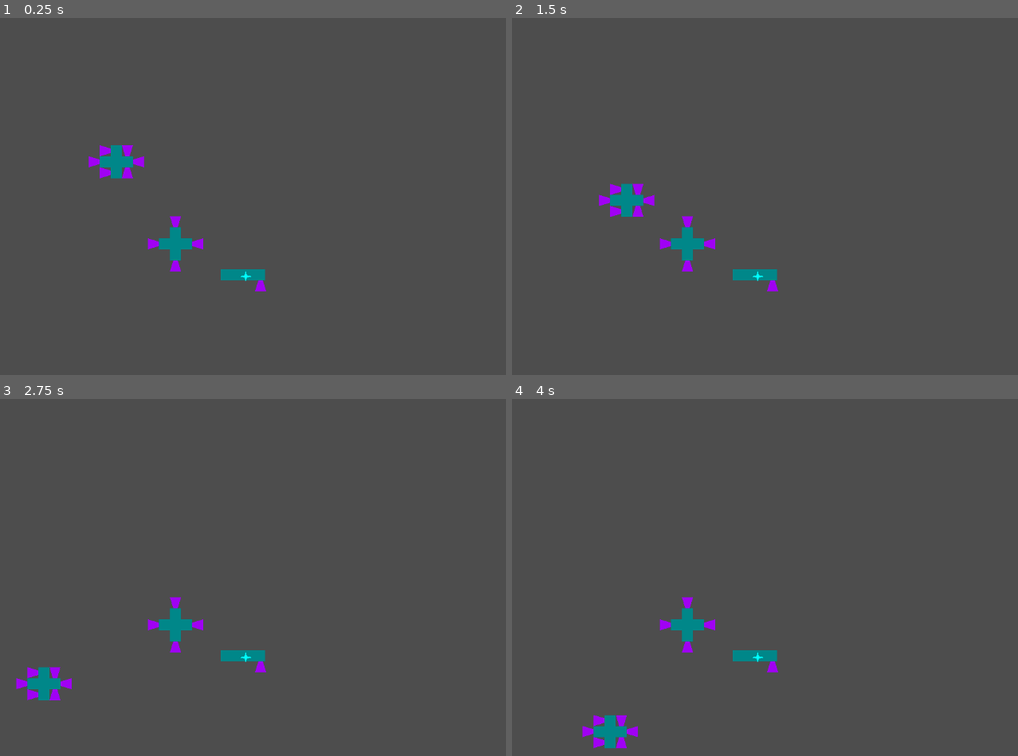
Above: before the commit, frames 1-4 (two rows, left to right).
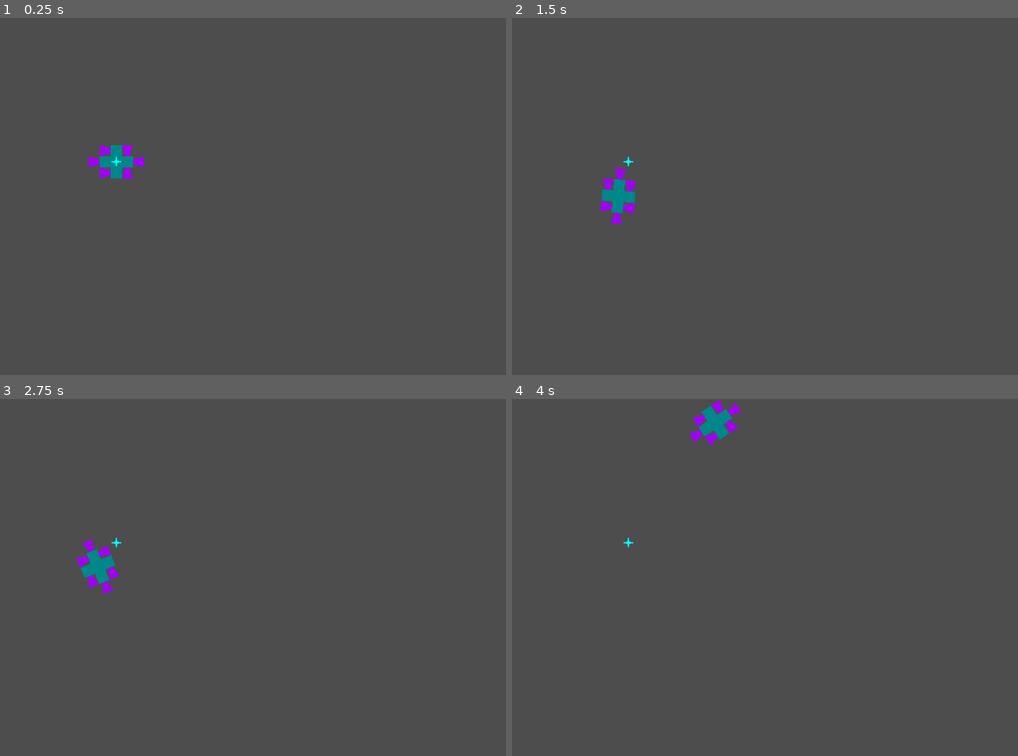
Above: after the commit, the same moments.

Repository: SOS-Games/Godot-2D-Modular-Builder
Game: Godot game, scene res://scenes/base.tscn
Same seed, same stepped clock (60 frames per second), same inputs: the game is played once before the commit and once after it.
Inputs (mouse positions are in pixels of both pictures, inside the frame that each line leads up to):
- Up to frame 1 (0.25 s): no input
- Up to frame 2 (1.5 s): tap Enter at 0.5 s; move the mouse to (840, 178) at 0.52 s; hold D (right) 0.53-1.28 s; move the mouse to (572, 214) at 1.27 s; hold S (backward) from 1.28 s (still down)
- Up to frame 3 (2.75 s): move the mouse to (253, 498) at 2.02 s; release S (backward) at 2.03 s; hold D (right) from 2.03 s (still down)
- Up to frame 4 (4 s): move the mouse to (668, 648) at 2.77 s; release D (right) at 2.78 s; hold W (forward) 2.78-3.53 s; move the mouse to (891, 631) at 3.52 s; hold A (left) from 3.53 s (still down)

The runs differ from the first frame. In frame 1, 0.9% of the frame differs, in the area x 22-53%, y 38-77%; in frame 2, 1.7%; in frame 3, 2.2%; in frame 4, 2.2%, in the area x 13-53%, y 0-98%.

Commit message:
apply torque to make ships rotate

Diff:
--- a/scenes/base.tscn
+++ b/scenes/base.tscn
@@ -1,8 +1,6 @@
-[gd_scene load_steps=5 format=3 uid="uid://bun6bveildrpw"]
+[gd_scene load_steps=3 format=3 uid="uid://bun6bveildrpw"]
 
-[ext_resource type="Script" path="res://scripts/Ship.gd" id="1_5dlde"]
-[ext_resource type="PackedScene" uid="uid://c716bree1amqx" path="res://scenes/block.tscn" id="1_mlibc"]
-[ext_resource type="PackedScene" uid="uid://dc4s3i6sjkmet" path="res://scenes/thruster.tscn" id="3_srd1j"]
+[ext_resource type="PackedScene" uid="uid://2vka0yp52hb" path="res://ships/normal_ship.tscn" id="1_0613n"]
 
 [sub_resource type="SegmentShape2D" id="SegmentShape2D_r8jiy"]
 a = Vector2(770, 430)
@@ -10,110 +8,7 @@
 
 [node name="Base" type="Node2D"]
 
-[node name="Normal ship" type="RigidBody2D" parent="."]
-position = Vector2(61, 42)
-center_of_mass_mode = 1
-gravity_scale = 0.0
-continuous_cd = 2
-script = ExtResource("1_5dlde")
-
-[node name="Block" parent="Normal ship" instance=ExtResource("1_mlibc")]
-position = Vector2(-20, 6.10352e-05)
-
-[node name="Block2" parent="Normal ship" instance=ExtResource("1_mlibc")]
-position = Vector2(0, 6.10352e-05)
-
-[node name="Block3" parent="Normal ship" instance=ExtResource("1_mlibc")]
-position = Vector2(0, 20.0001)
-
-[node name="Block4" parent="Normal ship" instance=ExtResource("1_mlibc")]
-position = Vector2(0, -19.9999)
-
-[node name="Block5" parent="Normal ship" instance=ExtResource("1_mlibc")]
-position = Vector2(20, 6.10352e-05)
-
-[node name="Thruster" parent="Normal ship" instance=ExtResource("3_srd1j")]
-position = Vector2(-40, 6.10352e-05)
-
-[node name="Thruster5" parent="Normal ship" instance=ExtResource("3_srd1j")]
-position = Vector2(-20, -20)
-
-[node name="Thruster6" parent="Normal ship" instance=ExtResource("3_srd1j")]
-position = Vector2(-20, 20)
-
-[node name="Thruster2" parent="Normal ship" instance=ExtResource("3_srd1j")]
-position = Vector2(20, -20)
-rotation = 1.5708
-
-[node name="Thruster3" parent="Normal ship" instance=ExtResource("3_srd1j")]
-position = Vector2(20, 20)
-rotation = 4.71239
-
-[node name="Thruster4" parent="Normal ship" instance=ExtResource("3_srd1j")]
-position = Vector2(40, 6.10352e-05)
-rotation = -3.14159
-
-[node name="satellite ship" type="RigidBody2D" parent="."]
-process_mode = 4
-position = Vector2(168, 191)
-center_of_mass_mode = 1
-gravity_scale = 0.0
-continuous_cd = 2
-script = ExtResource("1_5dlde")
-
-[node name="Block" parent="satellite ship" instance=ExtResource("1_mlibc")]
-position = Vector2(-20, 6.10352e-05)
-
-[node name="Block2" parent="satellite ship" instance=ExtResource("1_mlibc")]
-position = Vector2(0, 6.10352e-05)
-
-[node name="Block3" parent="satellite ship" instance=ExtResource("1_mlibc")]
-position = Vector2(0, 20.0001)
-
-[node name="Block4" parent="satellite ship" instance=ExtResource("1_mlibc")]
-position = Vector2(0, -19.9999)
-
-[node name="Block5" parent="satellite ship" instance=ExtResource("1_mlibc")]
-position = Vector2(20, 6.10352e-05)
-
-[node name="Thruster" parent="satellite ship" instance=ExtResource("3_srd1j")]
-position = Vector2(-40, 6.10352e-05)
-
-[node name="Thruster2" parent="satellite ship" instance=ExtResource("3_srd1j")]
-position = Vector2(0, -40)
-rotation = 1.5708
-
-[node name="Thruster3" parent="satellite ship" instance=ExtResource("3_srd1j")]
-position = Vector2(0, 40)
-rotation = 4.71239
-
-[node name="Thruster4" parent="satellite ship" instance=ExtResource("3_srd1j")]
-position = Vector2(40, 6.10352e-05)
-rotation = -3.14159
-
-[node name="hammer ship" type="RigidBody2D" parent="."]
-process_mode = 4
-position = Vector2(300, 247)
-center_of_mass_mode = 1
-gravity_scale = 0.0
-continuous_cd = 2
-script = ExtResource("1_5dlde")
-
-[node name="Block" parent="hammer ship" instance=ExtResource("1_mlibc")]
-position = Vector2(-20, 6.10352e-05)
-
-[node name="Block3" parent="hammer ship" instance=ExtResource("1_mlibc")]
-position = Vector2(-40, 4.36557e-11)
-
-[node name="Block2" parent="hammer ship" instance=ExtResource("1_mlibc")]
-position = Vector2(0, 6.10352e-05)
-
-[node name="Block5" parent="hammer ship" instance=ExtResource("1_mlibc")]
-position = Vector2(20, 6.10352e-05)
-
-[node name="Thruster4" parent="hammer ship" instance=ExtResource("3_srd1j")]
-position = Vector2(22, 20)
-rotation = -1.5708
+[node name="Normal ship" parent="." instance=ExtResource("1_0613n")]
 
 [node name="Camera2D" type="Camera2D" parent="."]
 position = Vector2(190, 105)
--- a/scripts/Ship.gd
+++ b/scripts/Ship.gd
@@ -21,7 +21,7 @@
 	yCenterOfMass = totalYAdjMass / totalMass
 
 	var centerOfMass := Vector2(xCenterOfMass, yCenterOfMass)
-	print(centerOfMass)
+	#print(centerOfMass)
 
 
 	get_node("%indicator").position = position + centerOfMass
@@ -35,9 +35,16 @@
 		var force = thruster.get_node("force")
 		force.forceLocation = centerOfMass + thruster.position
 
-		#print(thruster.name)
+		# make a line from the centerOfMass to the thruster
+		force.offsetAngle = force.vectorComponents.angle_to(force.forceLocation)
+		# this calculation is probably wrong, but it works for now
+		# verify this by seeing the offsetAngle for each thruster
+		# perpendicular thrusters (left/right) should have a greater angle than parellel
+		# however, the print() statements do not show this to be true
+		print(thruster.name)
+		print(str(force.offsetAngle).pad_decimals(2))
 		#print(force.vectorComponents)
-		#print(force.forceLocation)
+		#print(force.forceLocation.length())
 		force.set_process(true)
 
 func _process(delta):
--- a/scripts/force.gd
+++ b/scripts/force.gd
@@ -3,7 +3,7 @@
 @export
 var maxForce = 100000
 
-var ship
+var ship: RigidBody2D
 
 @export
 var forceLocation := Vector2.ZERO
@@ -11,11 +11,15 @@
 @export
 var vectorComponents := Vector2.ZERO
 
+@export
 var offsetAngle := 0.0
 
 var force := Vector2.ZERO
 
 var lastForce := Vector2.ZERO
+
+var radius := 0.0
+
 
 func _ready():
 	# figure out which direction we go
@@ -25,11 +29,13 @@
 	var vectorY = str(vector.y).pad_decimals(2)
 	vectorComponents = Vector2(float(vectorX), float(vectorY))
 
-	print(get_parent().name)
-
+	#print(get_parent().name)
+	#print(offsetAngle)
 	#print(str(rad_to_deg(vectorComponents.angle())).pad_decimals(2))
 
 	ship = get_parent().get_parent()
+
+	radius = get_parent().position.length()
 
 	set_process(false)
 	# disable processing until ship populates needed variables
@@ -73,25 +79,56 @@
 	if Input.is_action_pressed("right") && vectorComponents.y > 0:
 		applyForce = true
 
-
-	# after analyzing the forces, perhaps there is an issue with the engine itself
-	# forward, backward forces should not cause the ship to rotate
-	# and left, right forces should not cause bouncing
-
 	var angle = global_rotation
 	if applyForce:
 		lastForce = force
 		force = Vector2(cos(angle), sin(angle))
+		force *= maxForce
 		#print(rad_to_deg(global_rotation))
 	else:
 		force = Vector2.ZERO
 
-	force *= maxForce
-
-	#if applyForce: # forceLocation
-	ship.apply_force(force * delta, position)
-	print(global_position)
+
+	if applyForce:
+		# turns out that using forceLocation causes buggy movement
+
+		# however, using position doesn't apply any torque (rotation)
+		ship.apply_force(force * delta, position)
+		#ship.apply_torque()
+
+		# rotate towards mouse or target
+		# how to calculate torque
+		# option: calculate when a thruster is off center
+		# or just use forceLocation to determine this
+
+		# from this, we know how far away we are from the center
+		# find the force applied perpendicular to the forceLocation vector
+		# find the components of the force that are perpendicular to the vector from position (0,0) and forceLocation
+
+		# find out the angle between these vectors
+		var angularForce = force.length() * sin(offsetAngle)
+		var torque = radius * angularForce
+		ship.apply_torque(-torque/50)
+
+		#todo:
+		# thrusters should apply torque to follow mouse
+		# how do other games handle this?
+
+		#print(forceLocation.length())
+
+		#get_global_mouse_position()
 	queue_redraw()
+
+	# todo: get the ship to rotate if a force is applied and it is not
+
+
+
+
+
+
+
+
+
 
 	# it is so wobbly, and it doesn't follow the right angle when it should move straight but diagonally
 	# it instead forces the ship towards some kind of pre-defined angle
--- /dev/null
+++ b/ships/hammer_ship.tscn
@@ -0,0 +1,28 @@
+[gd_scene load_steps=4 format=3 uid="uid://cgbyqg8e3qwu8"]
+
+[ext_resource type="Script" path="res://scripts/Ship.gd" id="1_xosxp"]
+[ext_resource type="PackedScene" uid="uid://c716bree1amqx" path="res://scenes/block.tscn" id="2_6g0mt"]
+[ext_resource type="PackedScene" uid="uid://dc4s3i6sjkmet" path="res://scenes/thruster.tscn" id="3_mngmu"]
+
+[node name="hammer ship" type="RigidBody2D"]
+position = Vector2(300, 247)
+center_of_mass_mode = 1
+gravity_scale = 0.0
+continuous_cd = 2
+script = ExtResource("1_xosxp")
+
+[node name="Block" parent="." instance=ExtResource("2_6g0mt")]
+position = Vector2(-20, 6.10352e-05)
+
+[node name="Block3" parent="." instance=ExtResource("2_6g0mt")]
+position = Vector2(-40, 4.36557e-11)
+
+[node name="Block2" parent="." instance=ExtResource("2_6g0mt")]
+position = Vector2(0, 6.10352e-05)
+
+[node name="Block5" parent="." instance=ExtResource("2_6g0mt")]
+position = Vector2(20, 6.10352e-05)
+
+[node name="Thruster4" parent="." instance=ExtResource("3_mngmu")]
+position = Vector2(22, 20)
+rotation = -1.5708
--- /dev/null
+++ b/ships/normal_ship.tscn
@@ -0,0 +1,48 @@
+[gd_scene load_steps=4 format=3 uid="uid://2vka0yp52hb"]
+
+[ext_resource type="Script" path="res://scripts/Ship.gd" id="1_w6kxd"]
+[ext_resource type="PackedScene" uid="uid://c716bree1amqx" path="res://scenes/block.tscn" id="2_sq0sd"]
+[ext_resource type="PackedScene" uid="uid://dc4s3i6sjkmet" path="res://scenes/thruster.tscn" id="3_hcyhy"]
+
+[node name="Normal ship" type="RigidBody2D"]
+position = Vector2(61, 42)
+center_of_mass_mode = 1
+gravity_scale = 0.0
+continuous_cd = 2
+script = ExtResource("1_w6kxd")
+
+[node name="Block" parent="." instance=ExtResource("2_sq0sd")]
+position = Vector2(-20, 6.10352e-05)
+
+[node name="Block2" parent="." instance=ExtResource("2_sq0sd")]
+position = Vector2(0, 6.10352e-05)
+
+[node name="Block3" parent="." instance=ExtResource("2_sq0sd")]
+position = Vector2(0, 20.0001)
+
+[node name="Block4" parent="." instance=ExtResource("2_sq0sd")]
+position = Vector2(0, -19.9999)
+
+[node name="Block5" parent="." instance=ExtResource("2_sq0sd")]
+position = Vector2(20, 6.10352e-05)
+
+[node name="ThrusterRearCentral" parent="." instance=ExtResource("3_hcyhy")]
+position = Vector2(-40, 6.10352e-05)
+
+[node name="ThrusterRearLeft" parent="." instance=ExtResource("3_hcyhy")]
+position = Vector2(-20, -20)
+
+[node name="ThrusterRearRight" parent="." instance=ExtResource("3_hcyhy")]
+position = Vector2(-20, 20)
+
+[node name="ThrusterFrontLeft" parent="." instance=ExtResource("3_hcyhy")]
+position = Vector2(20, -20)
+rotation = 1.5708
+
+[node name="ThrusterFrontRight" parent="." instance=ExtResource("3_hcyhy")]
+position = Vector2(20, 20)
+rotation = 4.71239
+
+[node name="ThrusterCentralFront" parent="." instance=ExtResource("3_hcyhy")]
+position = Vector2(40, 6.10352e-05)
+rotation = -3.14159
--- /dev/null
+++ b/ships/satellite_ship.tscn
@@ -0,0 +1,42 @@
+[gd_scene load_steps=4 format=3 uid="uid://dwpdk2fystbcs"]
+
+[ext_resource type="Script" path="res://scripts/Ship.gd" id="1_1m73h"]
+[ext_resource type="PackedScene" uid="uid://c716bree1amqx" path="res://scenes/block.tscn" id="2_fiwef"]
+[ext_resource type="PackedScene" uid="uid://dc4s3i6sjkmet" path="res://scenes/thruster.tscn" id="3_6tu5w"]
+
+[node name="satellite ship" type="RigidBody2D"]
+position = Vector2(168, 191)
+center_of_mass_mode = 1
+gravity_scale = 0.0
+continuous_cd = 2
+script = ExtResource("1_1m73h")
+
+[node name="Block" parent="." instance=ExtResource("2_fiwef")]
+position = Vector2(-20, 6.10352e-05)
+
+[node name="Block2" parent="." instance=ExtResource("2_fiwef")]
+position = Vector2(0, 6.10352e-05)
+
+[node name="Block3" parent="." instance=ExtResource("2_fiwef")]
+position = Vector2(0, 20.0001)
+
+[node name="Block4" parent="." instance=ExtResource("2_fiwef")]
+position = Vector2(0, -19.9999)
+
+[node name="Block5" parent="." instance=ExtResource("2_fiwef")]
+position = Vector2(20, 6.10352e-05)
+
+[node name="Thruster" parent="." instance=ExtResource("3_6tu5w")]
+position = Vector2(-40, 6.10352e-05)
+
+[node name="Thruster2" parent="." instance=ExtResource("3_6tu5w")]
+position = Vector2(0, -40)
+rotation = 1.5708
+
+[node name="Thruster3" parent="." instance=ExtResource("3_6tu5w")]
+position = Vector2(0, 40)
+rotation = 4.71239
+
+[node name="Thruster4" parent="." instance=ExtResource("3_6tu5w")]
+position = Vector2(40, 6.10352e-05)
+rotation = -3.14159
Not shown, changed: README.md
